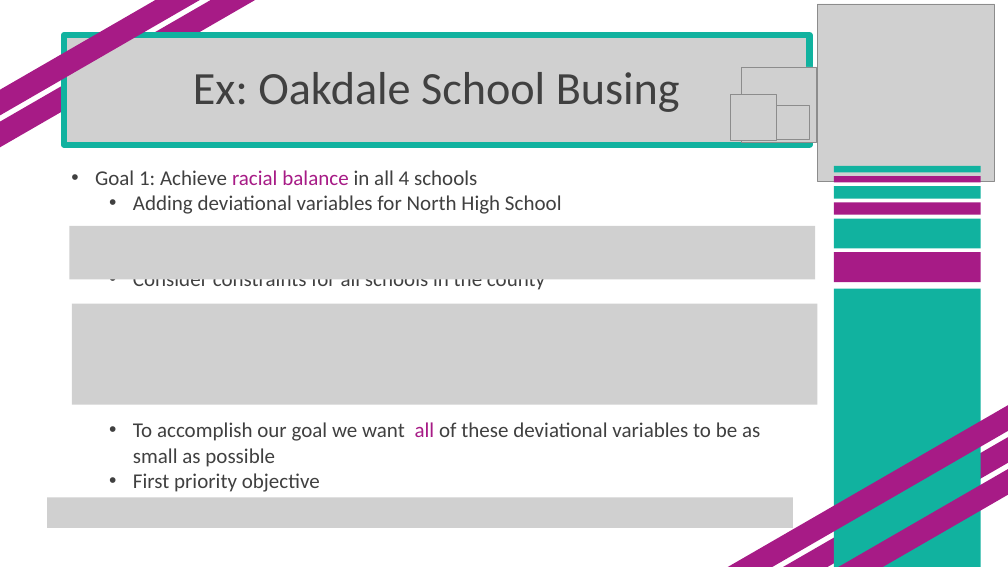
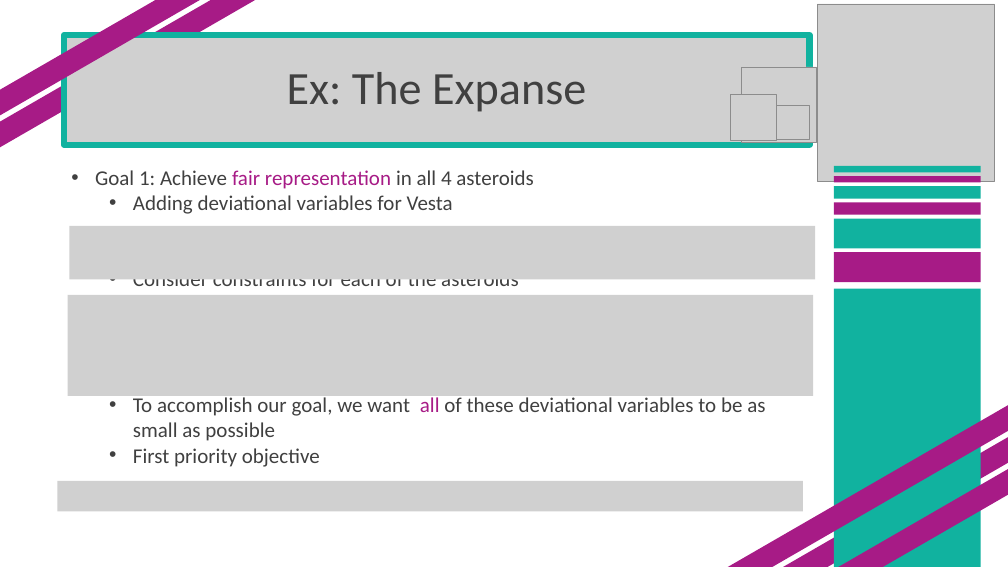
Before and after one commit to SuperMarioGiacomazzo/STOR305_WEBSITE, a slide deck: slide 4 of Lectures/Lecture 17/Lecture 17.pptx. Drawn at 1008x567 pixels with LibreOffice and Linux fonts; fonts in the diff are those of the drawing; grey boxes stand for pictures. Boxes give left, top, right and bottom in pixels: in the first picture for what was removed or moved away, otherwise in the second. Text is boxed around its words. In the diff, an @@ line names an element or a change of style, - is before the commit and + after.

```diff
--- a/Lectures/Lecture 17/Lecture 17.pptx
+++ b/Lectures/Lecture 17/Lecture 17.pptx
@@ title at (287,72,586,112): text changed @@
-Ex: Oakdale School Busing
+Ex: The Expanse
@@ text at (95,170,765,441): text changed @@
-• Goal 1: Achieve racial balance in all 4 schools
-  • Adding deviational variables for North High School
-  • Consider constraints for all schools in the county
-  • To accomplish our goal we want all of these deviational variables to be as small as possible
+• Goal 1: Achieve fair representation in all 4 asteroids
+  • Adding deviational variables for Vesta
+  • Consider constraints for each of the asteroids
+  • To accomplish our goal, we want all of these deviational variables to be as small as possible
@@ picture: place and size @@
-picture at (72,304,817,405)
+picture at (67,295,813,396)
@@ picture: place and size @@
-picture at (48,498,793,528)
+picture at (57,481,803,511)
```
Also in this commit, not shown: 16 other slides changed, 6 other files.
